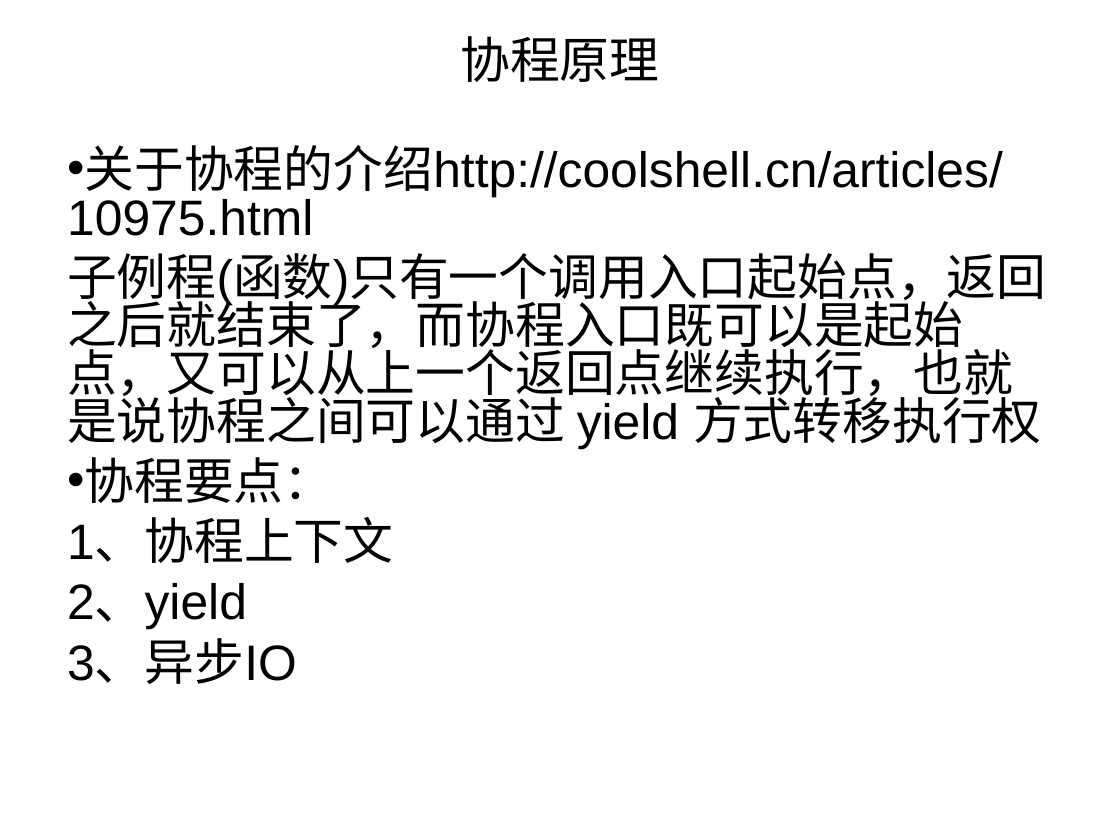
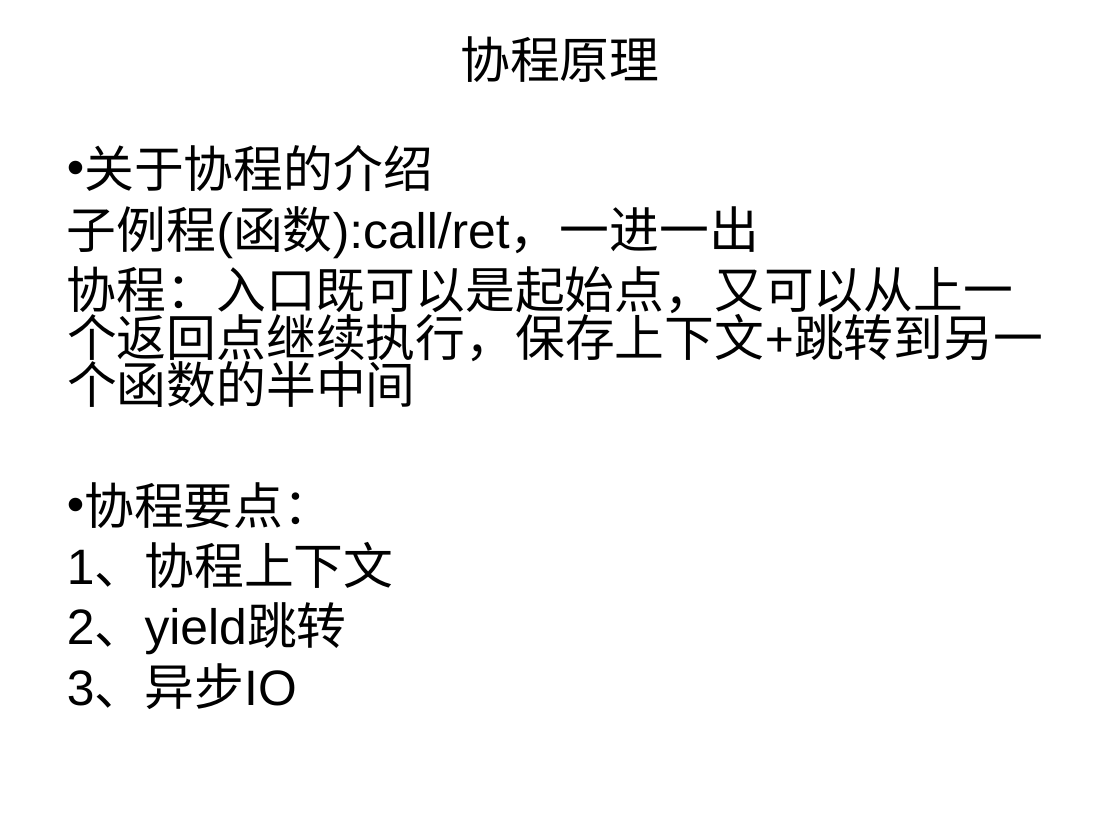
Before and after one commit to ym65536/network, a slide deck: slide 5 of coroutine/coroutine.ppt (slide 4 before the commit). Drawn at 1120x840 pixels with LibreOffice and Linux fonts; fonts in the diff are those of the drawing; background and template pictures are left out. Boxes give left, top, right and bottom in pixels: in the first picture for what was removed or moved away, otherwise in the second. Text is boxed around its words. In the diff, an @@ line names an element or a change of style, - is before the commit and + after.

Commit message:
mod ppt

```diff
--- a/coroutine/coroutine.ppt
+++ b/coroutine/coroutine.ppt
@@ text at (67,145,1043,407): text changed @@
-• 关于协程的介绍http://coolshell.cn/articles/10975.html
-子例程(函数)只有一个调用入口起始点，返回之后就结束了，而协程入口既可以是起始点，又可以从上一个返回点继续执行，也就是说协程之间可以通过 yield 方式转移执行权
+• 关于协程的介绍
+子例程(函数):call/ret，一进一出
+协程：入口既可以是起始点，又可以从上一个返回点继续执行，保存上下文+跳转到另一个函数的半中间
@@ text at (67,605,347,655): text changed @@
-2、yield
+2、yield跳转
```
Also in this commit, not shown: 3 other slides changed, 1 slide added, 3 other files.
